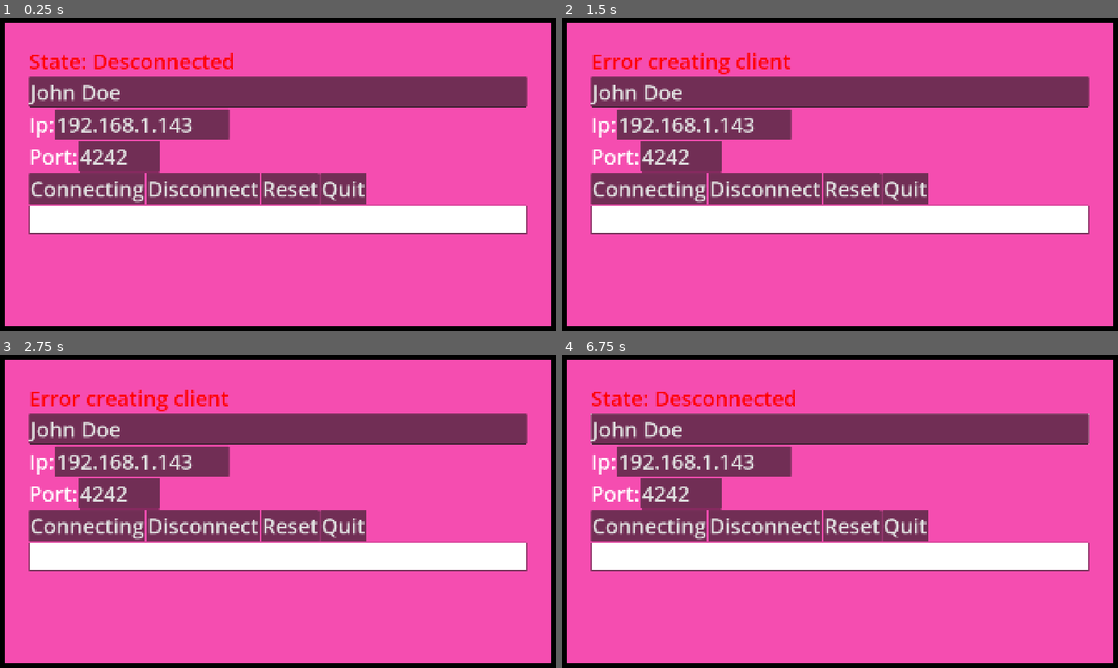
Above: before the commit, frames 1-4 (two rows, left to right).
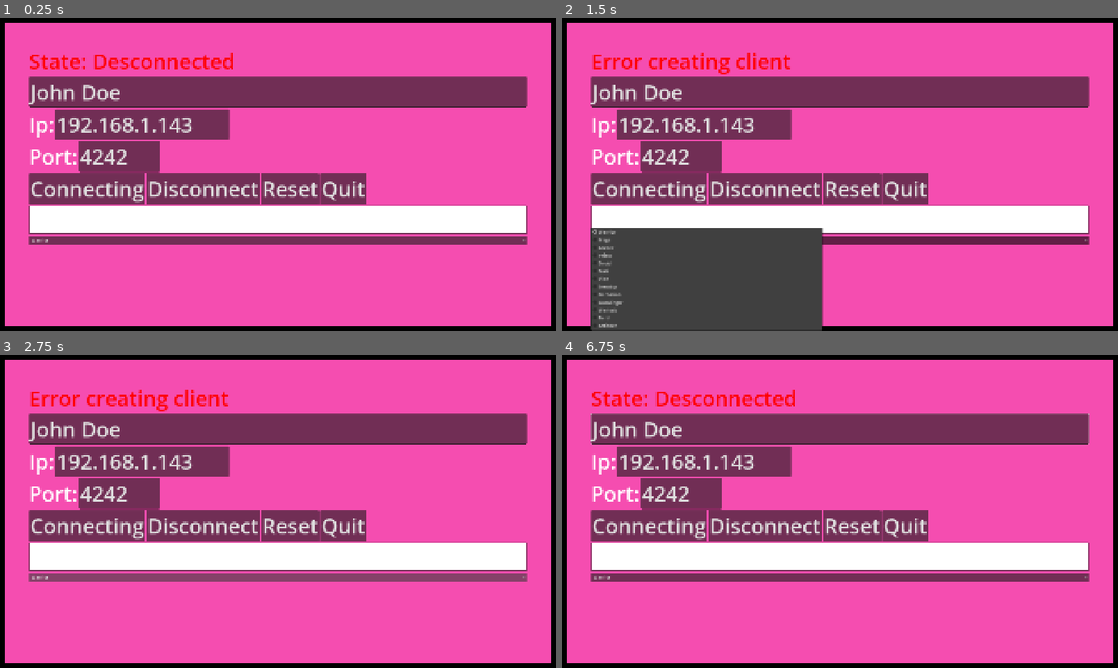
Above: after the commit, the same moments.

Repository: StoriTella/drunkenflyersclient
Game: Godot game, scene res://scenes/client.tscn
Same seed, same stepped clock (60 frames per second), same inputs: the game is played once before the commit and once after it. Sound files missing from this copy of the repository are replaced by a short silence.
Inputs (mouse positions are in pixels of both pictures, inside the frame that each line leads up to):
- Up to frame 1 (0.25 s): no input
- Up to frame 2 (1.5 s): click "Connecting" at 0.5 s; click (840, 240) at 1.25 s, where only the run after the commit has a clickable "Warrior"
- Up to frame 3 (2.75 s): click (278, 577) at 2 s, where only the run after the commit has a clickable "Warrior"
- Up to frame 4 (6.75 s): click (840, 577) at 2.75 s, where only the run after the commit has a clickable "Warrior"; click "Disconnect" at 3.5 s; click "Reset" at 4.25 s; move the mouse to (962, 495) at 5.02 s; click (962, 495) at 5.17 s; drag from (728, 527) to (812, 574) at 5.77 s; move the mouse to (895, 442) at 6.52 s; click (895, 442) at 6.67 s

The runs differ from the first frame. In frame 1, 2.4% of the frame differs, in the area x 5-95%, y 69-73%; in frame 2, 15%, in the area x 5-95%, y 67-100%; in frame 3, 2.4%; in frame 4, 2.4%.
Error after the commit: Invalid access to property or key 'player_character_type' on a base object of type 'Dictionary'. (res://scripts/client/client.gd:163)

Commit message:
add character models

Diff:
--- a/scenes/client.tscn
+++ b/scenes/client.tscn
@@ -135,7 +135,11 @@
 custom_minimum_size = Vector2(100, 100)
 layout_mode = 2
 
+[node name="PlayerCharacterOptionButton" type="OptionButton" parent="PanelContainer/VBoxContainer" unique_id=548275500]
+layout_mode = 2
+
 [connection signal="pressed" from="PanelContainer/VBoxContainer/HBoxContainer/ConnectButton" to="." method="_on_connect_button_pressed"]
 [connection signal="pressed" from="PanelContainer/VBoxContainer/HBoxContainer/DisconnectButton" to="." method="_on_disconnect_button_pressed"]
 [connection signal="pressed" from="PanelContainer/VBoxContainer/HBoxContainer/ExitButton" to="." method="_on_exit_button_pressed"]
 [connection signal="color_changed" from="PanelContainer/VBoxContainer/ColorPickerButton" to="." method="_on_color_picker_button_color_changed"]
+[connection signal="item_selected" from="PanelContainer/VBoxContainer/PlayerCharacterOptionButton" to="." method="_on_player_character_option_button_item_selected"]
--- a/scripts/client/client.gd
+++ b/scripts/client/client.gd
@@ -11,10 +11,12 @@
 @onready var name_label: LineEdit = $PanelContainer/VBoxContainer/Name
 @onready var exit_button: Button = $PanelContainer/VBoxContainer/HBoxContainer/ExitButton
 @onready var color_picker: ColorPickerButton = $PanelContainer/VBoxContainer/ColorPickerButton
-
+@onready var player_character_button: OptionButton = $PanelContainer/VBoxContainer/PlayerCharacterOptionButton
 var player_color: Color
+var player_character_type: int
 
 func _ready():
+	setup_character_list()
 	load_saved_config()
 	connect_button.pressed.connect(_on_connect_button_pressed)
 	disconnect_button.pressed.connect(_on_disconnect_button_pressed)
@@ -32,12 +34,28 @@
 	ip_line_edit.editable = true
 	port_line_edit.editable = true
 
+func setup_character_list():
+	player_character_button.add_item("Warrior", Global.CharacterType.WARRIOR)
+	player_character_button.add_item("Mage", Global.CharacterType.MAGE)
+	player_character_button.add_item("Archer", Global.CharacterType.ARCHER)
+	player_character_button.add_item("Priest", Global.CharacterType.PRIEST)
+	player_character_button.add_item("Druid", Global.CharacterType.DRUID)
+	player_character_button.add_item("Nani", Global.CharacterType.NANI)
+	player_character_button.add_item("Vibe", Global.CharacterType.VIBE)
+	player_character_button.add_item("Inventor", Global.CharacterType.INVENTOR)
+	player_character_button.add_item("Barbarian", Global.CharacterType.BARBARIAN)
+	player_character_button.add_item("Gunslinger", Global.CharacterType.GUNSLINGUER)
+	player_character_button.add_item("Warlock", Global.CharacterType.WARLOCK)
+	player_character_button.add_item("Bard", Global.CharacterType.BARD)
+	player_character_button.add_item("Artificer", Global.CharacterType.ARTIFICER)
+
 func _on_disconnect_button_pressed():
 		disconnect_from_server()
 
 func _on_connect_button_pressed():
 	Global.set_player_name_client(name_label.text)
 	Global.set_player_color_client(player_color)
+	Global.set_player_character_client(player_character_type)
 	var ip = ip_line_edit.text.strip_edges()
 	var port = int(port_line_edit.text.strip_edges())
 
@@ -75,7 +93,7 @@
 		return
 
 	Global.multiplayer.multiplayer_peer = Global.peer
-	save_config(ip, port, name_label.text, player_color)
+	save_config(ip, port, name_label.text, player_color, player_character_type)
 
 func disconnect_from_server():
 	if Global.multiplayer.connected_to_server.is_connected(_on_connected):
@@ -132,8 +150,8 @@
 		await get_tree().create_timer(1.0).timeout
 		status_label.text = "State: connected!"
 
-func save_config(ip, port, name, color):
-	Configs.save(ip, port, name, color)
+func save_config(ip, port, name, color, player_character_type):
+	Configs.save(ip, port, name, color, player_character_type)
 
 func load_saved_config():
 	var config = ConfigManager.load()
@@ -142,6 +160,8 @@
 	name_label.text = config["name"]
 	color_picker.color = config["color"]
 	player_color = config["color"]
+	player_character_type = config["player_character_type"]
+	player_character_button.select(player_character_type)
 
 func _on_exit_button_pressed() -> void:
 	get_tree().quit()
@@ -149,3 +169,7 @@
 
 func _on_color_picker_button_color_changed(color: Color) -> void:
 	player_color = color
+
+
+func _on_player_character_option_button_item_selected(index: int) -> void:
+	player_character_type = index
--- a/scripts/client/configs.gd
+++ b/scripts/client/configs.gd
@@ -3,11 +3,12 @@
 
 const CONFIG_PATH = "user://settings.cfg"
 
-static func save(ip: String, port: int, name: String, color: Color):
+static func save(ip: String, port: int, name: String, color: Color, player_character: int):
 	var config = ConfigFile.new()
 	config.set_value("connection", "ip", ip)
 	config.set_value("connection", "port", port)
 	config.set_value("player", "name", name)
+	config.set_value("player", "player_character_type", player_character)
 	config.set_value("player", "color_r", color.r)
 	config.set_value("player", "color_g", color.g)
 	config.set_value("player", "color_b", color.b)
@@ -22,6 +23,7 @@
 		data["ip"] = config.get_value("connection", "ip", "192.168.1.143")
 		data["port"] = config.get_value("connection", "port", 4242)
 		data["name"] = config.get_value("player", "name", "Jogador")
+		data["player_character_type"] = config.get_value("player", "player_character_type", 0)
 		var r = config.get_value("player", "color_r", 1.0)
 		var g = config.get_value("player", "color_g", 1.0)
 		var b = config.get_value("player", "color_b", 1.0)
--- a/scripts/client/global.gd
+++ b/scripts/client/global.gd
@@ -1,11 +1,25 @@
 extends Node
+
+enum CharacterType {
+	WARRIOR,
+	MAGE,
+	ARCHER,
+	PRIEST,
+	DRUID,
+	NANI,
+	VIBE,
+	INVENTOR,
+	BARBARIAN,
+	GUNSLINGUER,
+	WARLOCK,
+	BARD,
+	ARTIFICER
+}
 
 var server_ip = "192.168.1.143"
 var server_port = "4242"
 var connected = false
 var peer = ENetMultiplayerPeer.new()
-var player_name: String = "John Doe"
-var player_color: Color = Color.GREEN
 var is_in_minigame: bool = false
 
 var left_enabled: bool = true
@@ -14,10 +28,15 @@
 var down_enabled: bool = true
 var core_enabled: bool = true
 
+
+var player_name: String = "John Doe"
+var player_color: Color = Color.GREEN
+var player_character: int
+
 func _on_disconnect_button_pressed():
 		disconnect_from_server()
 
-func connect_to_server(ip: String, port: int, name):
+func connect_to_server(ip: String, port: int):
 
 	multiplayer.connected_to_server.connect(_on_connected)
 	multiplayer.connection_failed.connect(_on_connection_failed)
@@ -49,10 +68,10 @@
 	connected = true
 	print("Connected ID: ", multiplayer.get_unique_id())
 	print("player_name: ", player_name)
-	set_player_name_client(player_name)
 	rpc("ping")
 	rpc("set_player_name", player_name)
 	rpc("set_player_color", player_color)
+	rpc("set_player_character", player_character)
 
 func _on_connection_failed():
 	connected = false
@@ -80,6 +99,9 @@
 func set_player_color_client(new_player_color: Color):
 	player_color = new_player_color
 
+func set_player_character_client(new_player_character: int):
+	player_character = new_player_character
+
 @rpc("any_peer", "call_remote")
 func ping():
 	pass
@@ -109,12 +131,18 @@
 func normal_damage_sound():
 	play_random_sound(preload("res://assets/damage.mp3"), 0.8, 1.2, 0.8, 1.2)
 
+#Setup server
+
 @rpc("any_peer","call_remote", "reliable")
 func set_player_name(player_name: String):
 	pass
 
 @rpc("any_peer","call_remote", "reliable")
 func set_player_color(player_color: Color):
+	pass
+
+@rpc("any_peer","call_remote", "reliable")
+func set_player_character(player_character: int):
 	pass
 
 @rpc("any_peer","call_remote", "reliable")
